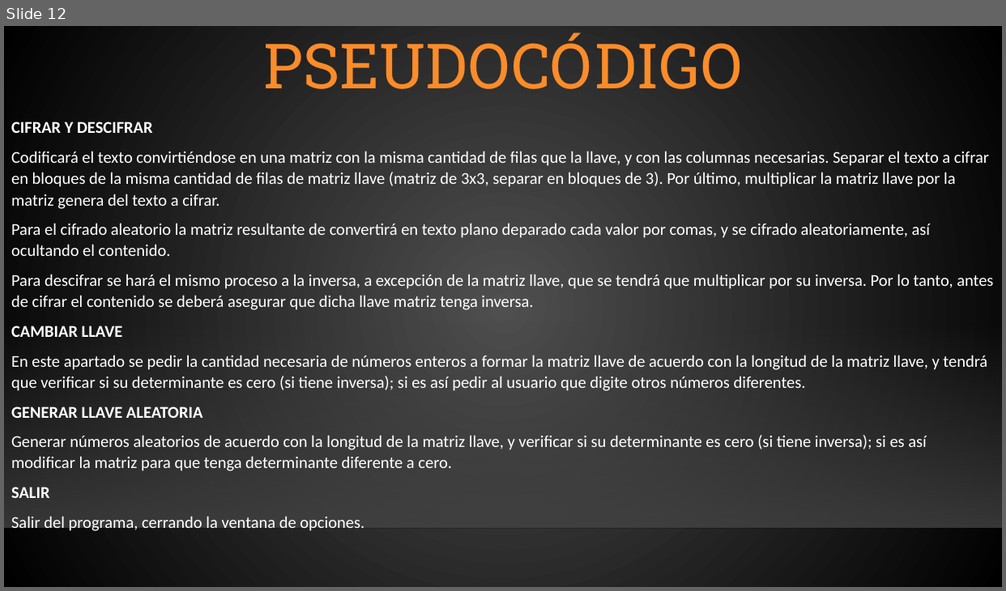
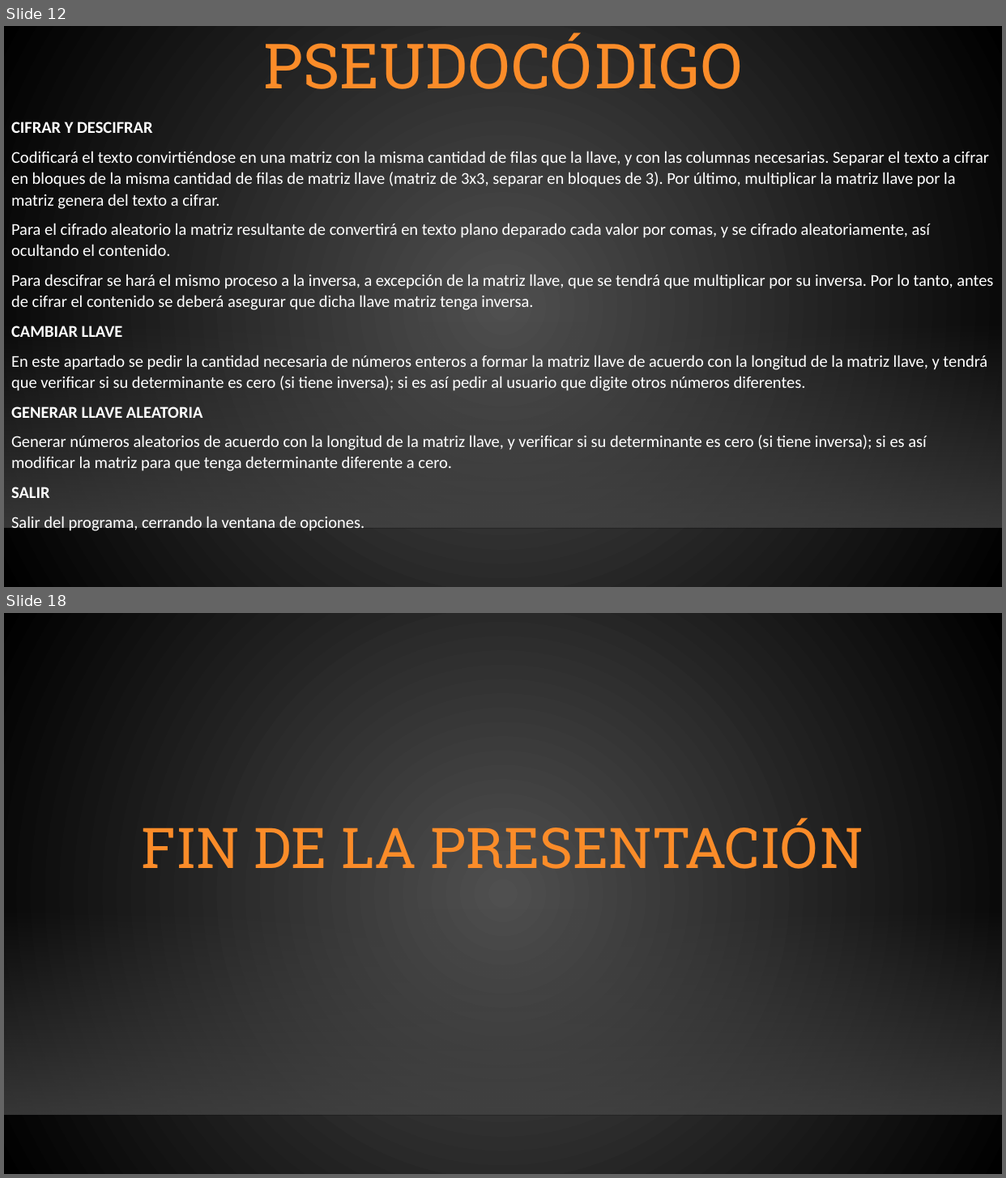
Before and after one commit to dogiloki/Feria_academica, a slide deck: Feria académica.pptx. Shown one above the other, each under a label of ours: slide 12 before the commit, slides 12 and 18 after it; the slides between them are not shown. The pictures are 1006x591 and 1006x1178 pixels, drawn with LibreOffice and Linux fonts; fonts in the diff are those of the drawing; background and template pictures are left out. Boxes give left, top, right and bottom in pixels: in the first picture for what was removed or moved away, otherwise in the second. Text is boxed around its words. In the diff, an @@ line names an element or a change of style, - is before the commit and + after.

```diff
--- a/Feria académica.pptx
+++ b/Feria académica.pptx
@@ slide 18 added at (4, 613, 1002, 1174), background gradient #505050 to #000000; not listed: 2 template elements that a slide beside it also shows @@
@@ title added at (142, 818, 864, 869), 54 pt, text #FB8C29 @@
+FIN DE LA PRESENTACIÓN
```
Also in this commit, not shown: 3 slides changed, 5 other slides added, 1 other file.
